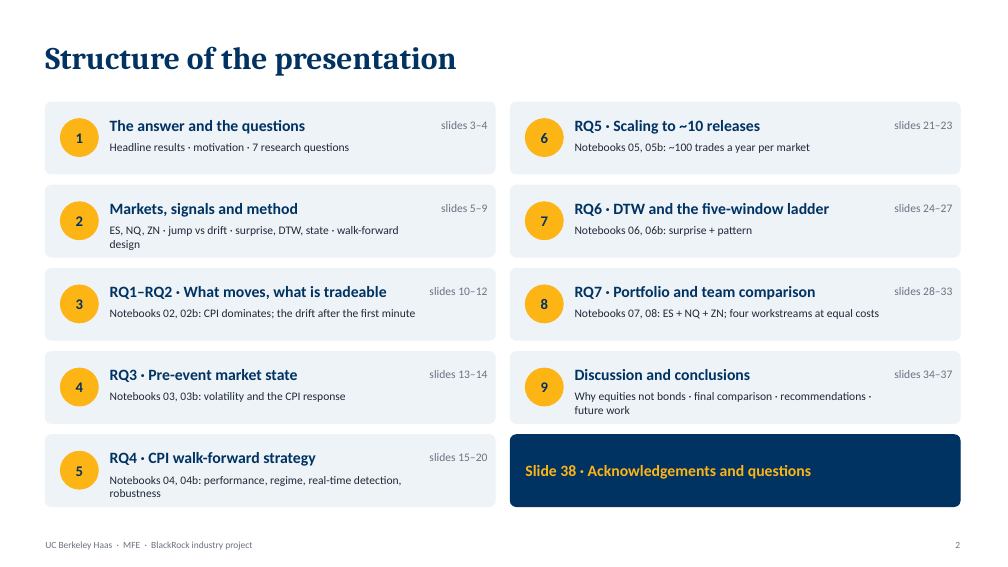
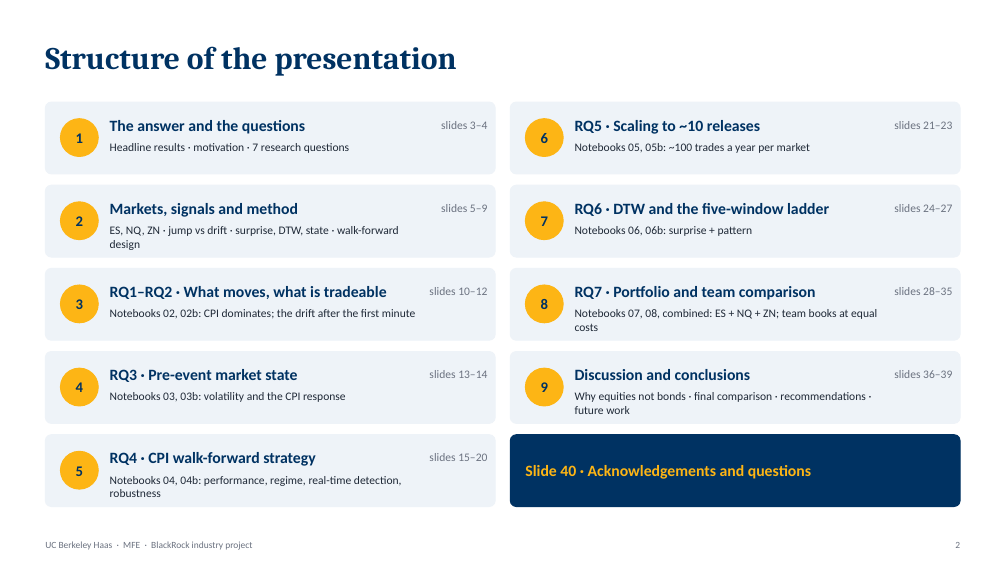
Before and after one commit to rezazamani2329/BlackRock-Project-State-Dependent-Intraday-Response-of-S-P-500-Futures-to-Macroeconomic-Surprises, a slide deck: slide 2 of Reza_BlackRock_presentation.pptx. Drawn at 1008x567 pixels with LibreOffice and Linux fonts; fonts in the diff are those of the drawing. Boxes give left, top, right and bottom in pixels: in the first picture for what was removed or moved away, otherwise in the second. Text is boxed around its words. In the diff, an @@ line names an element or a change of style, - is before the commit and + after.

```diff
--- a/Reza_BlackRock_presentation.pptx
+++ b/Reza_BlackRock_presentation.pptx
@@ text at box(894, 287, 952, 295): text changed @@
-slides 28–33
+slides 28–35
@@ text at box(575, 309, 877, 331): text changed @@
-Notebooks 07, 08: ES + NQ + ZN; four workstreams at equal costs
+Notebooks 07, 08, combined: ES + NQ + ZN; team books at equal costs
@@ text at box(894, 370, 952, 378): text changed @@
-slides 34–37
+slides 36–39
@@ text at box(525, 465, 811, 479): text changed @@
-Slide 38 · Acknowledgements and questions
+Slide 40 · Acknowledgements and questions
```
Also in this commit, not shown: 8 other slides changed, 2 slides added, 1 other file.
